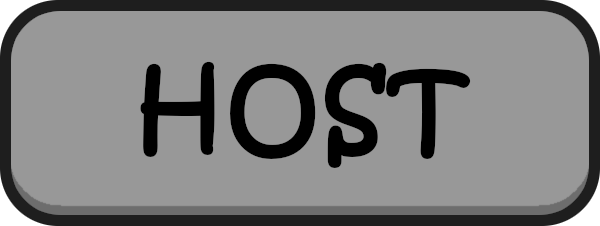
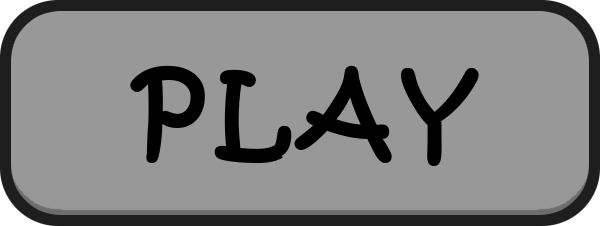
Before/after of a w=600, h=226 layered artwork. What changed in the layer stack:
removed group "host" (2 layers) over [11,11,589,215]
removed layer "std #2" from group "host" over [11,11,589,215]
showed "bord" over [11,11,589,215]
showed group "pressed" (2 layers) over [11,37,589,211]
painted on "txt #1" over [130,65,479,168]
showed group "std" (2 layers) over [11,38,589,207]
painted on "txt" over [130,61,479,168]
showed group "fond" (2 layers) over [11,11,589,215]
